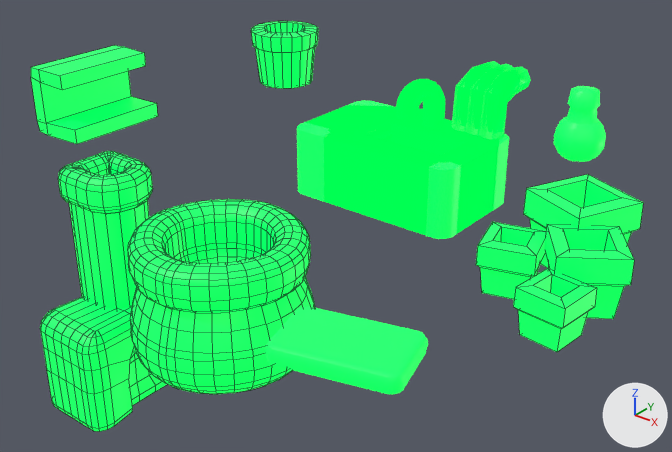
Renders of the FBX model Assets/Meshes/Kitchen_Outline.fbx from each side of a commit.
One viewpoint serves both versions: a 50 mm camera at (0.34, -0.344, 0.23) aimed at (0.021, 0.054, -0.016). The lights are fixed; the arrows at lower right show +X, +Y and +Z. Mesh edges are drawn as thin lines on the coarser meshes. Where no turn or scale is listed for an object, it has been applied to the vertices.

The scene before the commit, as lines of its bpy script (objects in view):
```python
me_mesh = bpy.data.meshes.new('Mesh')
me_mesh.from_pydata(...)  # 122 vertices, 140 faces; spans x -0.0247..0.0247, y -0.0247..0.0247, z -0.0038..0.0371
me_mesh.materials.append(mat_selection_mat)  # green #00ff50
me_mesh_001 = bpy.data.meshes.new('Mesh.001')
me_mesh_001.from_pydata(...)  # 24 vertices, 22 faces; spans x -0.0207..0.0201, y -0.0366..0.0366, z -0.003..0.0429
me_mesh_001.materials.append(mat_selection_mat)  # green #00ff50
me_mesh_007 = bpy.data.meshes.new('Mesh.007')
me_mesh_007.from_pydata(...)  # 96 vertices, 88 faces; spans x -0.0363..0.0366, y -0.0529..0.0533, z -0.0188..0.0196
me_mesh_007.materials.append(mat_selection_mat)  # green #00ff50
ob_bottle_rack1 = bpy.data.objects.new('Bottle_rack1', me_mesh_001)
ob_bottle_rack1.location = (-0.1749, 0.0359, 0.0131)
ob_bucket1 = bpy.data.objects.new('Bucket1', me_mesh)
ob_bucket1.location = (-0.1119, 0.161, 0.0267)
ob_medium_pot2 = bpy.data.objects.new('Medium_pot2', me_mesh_007)
ob_medium_pot2.location = (0.1824, 0.0223, 0.0301)
# also in view: 'polySurface21' at (0.007, 0.154, 0.012); 'Chopping_board1' at (0.139, -0.086, 0.017); 'polySurface20' at (0.032, -0.053, -0.015); 'Potion_4' at (0.128, 0.153, 0.045); 'Furnace1' at (-0.044, -0.056, -0.029)
```
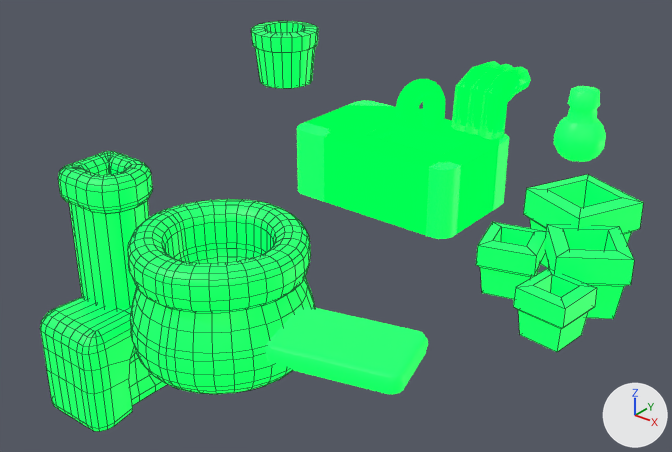
Where the newer file only moved an object's origin or applied its transform, the numbers keep the older frame.

The change, as a list of edits to the scene's bpy script:
```text
Remove ob_bottle_rack1:
    ob_bottle_rack1 = bpy.data.objects.new('Bottle_rack1', me_mesh_001)
    ob_bottle_rack1.location = (-0.1749, 0.0359, 0.0131)
```

Where the change shows, as pixel boxes (x1, y1, x2, y2) in the pictures (672 x 452 px):
'Bottle_rack1', deleted (green): before (31, 46, 158, 144)
